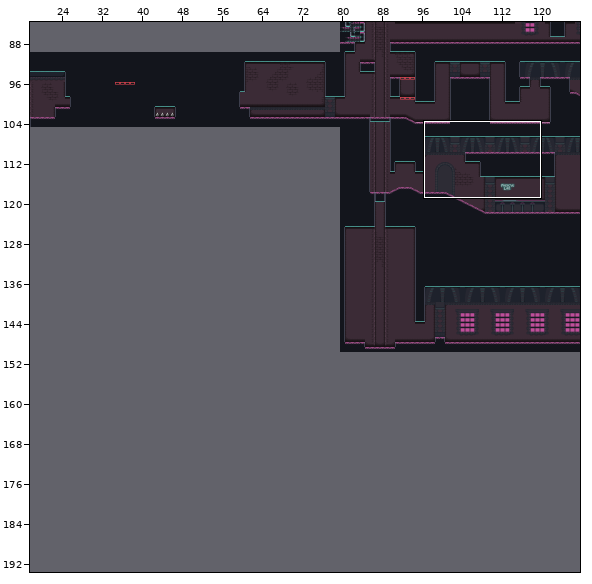
Two versions of a level (Tiled map, maps/temple3.tmx). The first picture is a wide view before the edit; the outline marks the close-up.
Close-up. Before:
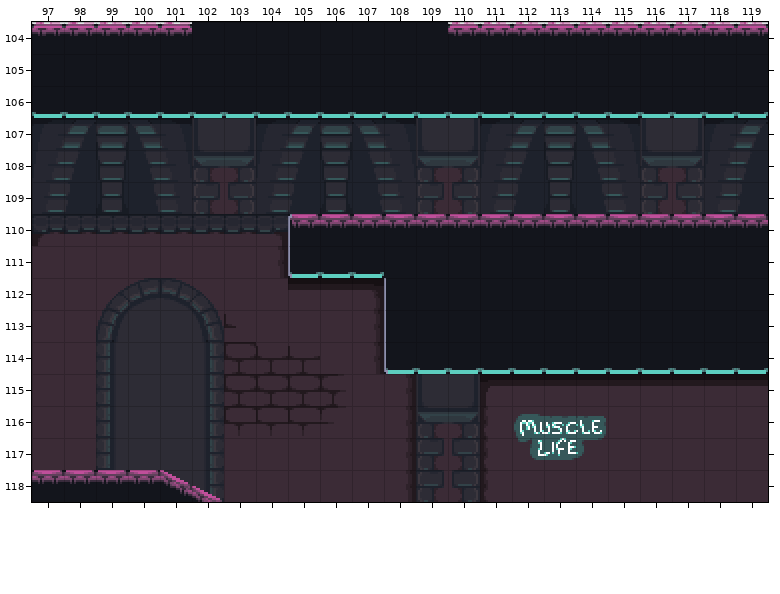
Cells are 16x16 px. Shown: x 97..119, y 104..118. The commit also changed other parts of the map, which this record leaves out.
After the commit:
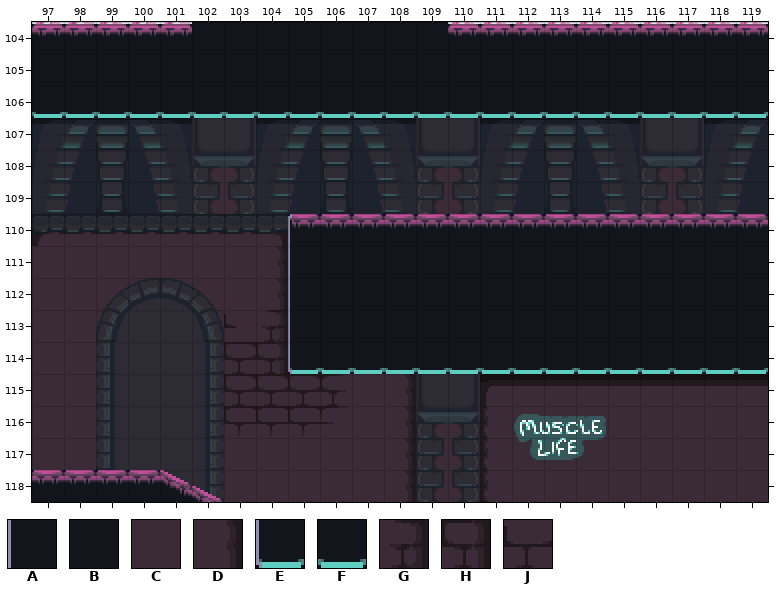
Key: from "temple3": A 32, B 33, C 55, D 56, E 64, F 65, G 88, H 152, J 446.
_ is an empty cell.
Edits made:
Layer "far":
The edit turns tile C into tile D in row 112 at x 104.
The edit turns tile C into tile G in row 113 at x 104.
The edit turns tile J into tile H in row 114 at x 104.
Layer "front":
The edit turns tile E into tile A in row 111 at x 105.
There is now tile A in rows 112 to 113 at x 105.
The edit turns tile A into tile B in rows 112 to 113 at x 108.
The edit turns tile F into tile B in row 111 at x 106 to 107.
There is now tile B in rows 112 to 113 at x 106 to 107.
There is now tile E in row 114 at x 105.
The edit turns tile E into tile F in row 114 at x 108.
There is now tile F in row 114 at x 106 to 107.
Changed places in both close-ups, as pixel boxes (x1, y1, x2, y2):
changed: (256, 272, 388, 374)
